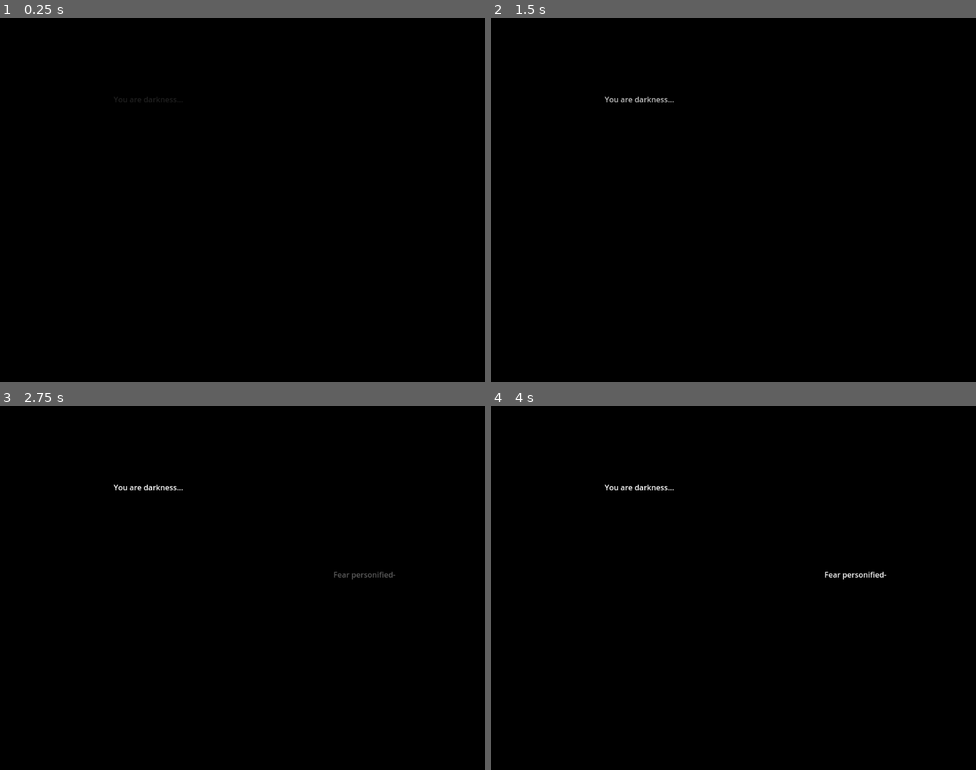
Above: before the commit, frames 1-4 (two rows, left to right).
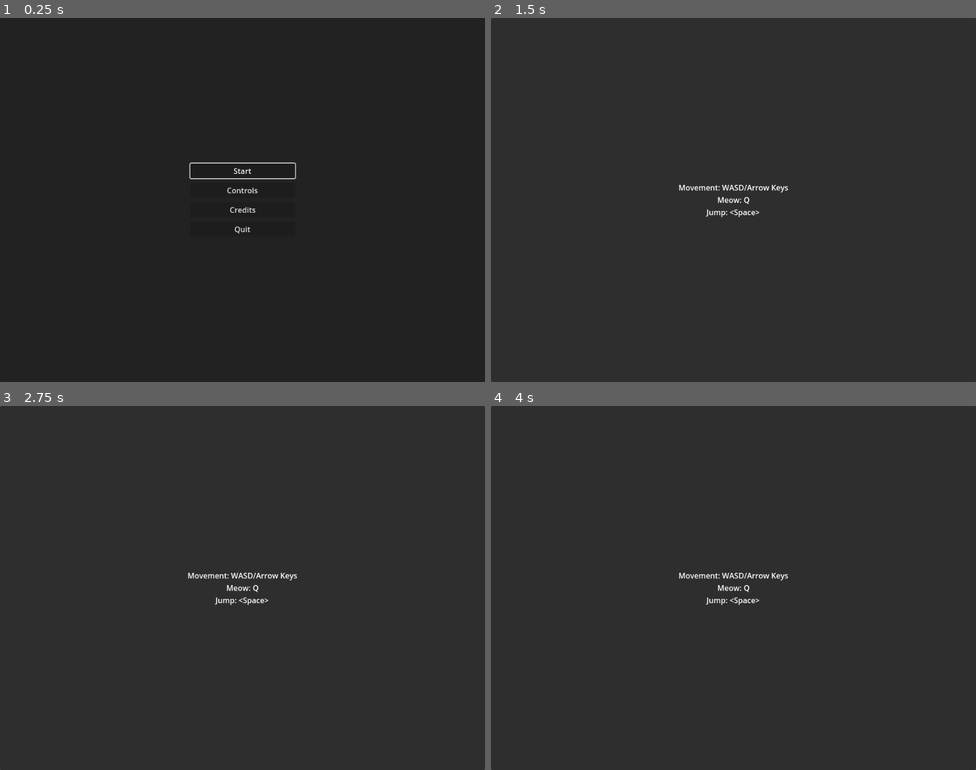
Above: after the commit, the same moments.

Repository: robchrischmidt/team-scarecrow-fear-me-gamejam
Game: Godot game, scene res://Scenes/Menus/main_menu.tscn
Two runs of this game, one before a commit and one after it. Both use one fixed random seed, a clock stepped at 60 frames per second and the inputs below. Before the commit the project starts from res://Scenes/Introduction.tscn. Sound files missing from this copy of the repository are replaced by a short silence.
Inputs (mouse positions are in pixels of both pictures, inside the frame that each line leads up to):
- Up to frame 1 (0.25 s): no input
- Up to frame 2 (1.5 s): click (733, 189) at 0.5 s, where only the run after the commit has a clickable "Controls"; tap Enter at 1.25 s; move the mouse to (840, 181) at 1.27 s; hold D (MoveRight) from 1.28 s (still down); click (840, 181) at 1.35 s
- Up to frame 3 (2.75 s): keep holding D (MoveRight); click (349, 569) at 1.52 s; click (349, 569) at 1.82 s; tap Space (SmallJump) at 2 s; move the mouse to (145, 606) at 2.02 s; tap Q (Meow) at 2.1 s; click (145, 606) at 2.27 s; click (145, 606) at 2.3 s; click (145, 606) at 2.57 s
- Up to frame 4 (4 s): move the mouse to (782, 507) at 2.77 s; release D (MoveRight) at 2.78 s; hold A (MoveLeft) 2.78-3.53 s; click (782, 507) at 2.85 s; move the mouse to (709, 660) at 3.52 s; hold D (MoveRight) from 3.53 s (still down); tap Q (Meow) at 3.6 s; click (709, 660) at 3.77 s; click (709, 660) at 3.8 s

The runs differ from the first frame. In frame 1, 100% of the frame differs, in the area x 0-100%, y 0-100%; in frame 2, 100%; in frame 3, 100%; in frame 4, 100%.

Commit message:
UPDATES

Diff:
--- a/Assets/Art/cat.tres
+++ b/Assets/Art/cat.tres
@@ -1,6 +1,7 @@
-[gd_resource type="SpriteFrames" load_steps=26 format=3 uid="uid://dc7obffplb4yl"]
+[gd_resource type="SpriteFrames" load_steps=27 format=3 uid="uid://dc7obffplb4yl"]
 
 [ext_resource type="Texture2D" uid="uid://b5ibncli0nkk1" path="res://Assets/Art/cat_sprites.png" id="1_qt5sr"]
+[ext_resource type="Texture2D" uid="uid://b41vi2baiao0" path="res://Assets/Art/jump_prep_wall.png" id="2_p07xu"]
 
 [sub_resource type="AtlasTexture" id="AtlasTexture_p07xu"]
 atlas = ExtResource("1_qt5sr")
@@ -180,6 +181,9 @@
 }, {
 "duration": 1.0,
 "texture": SubResource("AtlasTexture_ok8sr")
+}, {
+"duration": 1.0,
+"texture": ExtResource("2_p07xu")
 }],
 "loop": true,
 "name": &"jump_prep",
--- a/Assets/Art/knife.tres
+++ b/Assets/Art/knife.tres
@@ -1,6 +1,7 @@
-[gd_resource type="SpriteFrames" load_steps=26 format=3 uid="uid://cpy0l87gjbax6"]
+[gd_resource type="SpriteFrames" load_steps=27 format=3 uid="uid://cpy0l87gjbax6"]
 
 [ext_resource type="Texture2D" uid="uid://br3pamou86eyl" path="res://Assets/Art/knife_sprites.png" id="1_17ehf"]
+[ext_resource type="Texture2D" uid="uid://be81abwtr8lux" path="res://Assets/Art/jump_prep_wall_knife.png" id="2_sj32e"]
 
 [sub_resource type="AtlasTexture" id="AtlasTexture_17ehf"]
 atlas = ExtResource("1_17ehf")
@@ -180,6 +181,9 @@
 }, {
 "duration": 1.0,
 "texture": SubResource("AtlasTexture_ednk7")
+}, {
+"duration": 1.0,
+"texture": ExtResource("2_sj32e")
 }],
 "loop": true,
 "name": &"jump_prep",
--- a/Objects/Door/DoorScript.gd
+++ b/Objects/Door/DoorScript.gd
@@ -18,14 +18,15 @@
 
 
 func _on_door_meowed() -> void:
-	if (in_range):
-		if !opened:
-			opened = true
-			$DoorCollision.set_deferred("disabled", true)
-			# play door open sound
-			$AnimatedSprite2D.play("opening")
-		else:
-			_on_door_close()
+	pass
+	#if (in_range):
+		#if !opened:
+			#opened = true
+			#$DoorCollision.set_deferred("disabled", true)
+			## play door open sound
+			#$AnimatedSprite2D.play("opening")
+		#else:
+			#_on_door_close()
 
 #making this a separate function in case I decide to have doors automatically close
 func _on_door_close() -> void:
--- a/Objects/Pickups/Item.gd
+++ b/Objects/Pickups/Item.gd
@@ -2,3 +2,10 @@
 extends Area2D
 
 @export var item_name : String
+
+var item_exists : bool = true
+
+func pickup() -> void:
+	if item_exists:
+		item_exists = false
+		$Item.queue_free()
--- a/Objects/Player/AnimatedSprite2d.gd
+++ b/Objects/Player/AnimatedSprite2d.gd
@@ -11,28 +11,28 @@
 var cur_anim_speed : float
 var cur_anim_frame_num : int
 
-func handle_flip():
-	if %MovementController.x_facing == Constants.RIGHT:
-		flip_h = false
-		knife.flip_h = false
+func handle_flip(invert_flip : bool = false):
+	var flip : bool = %MovementController.x_facing == Constants.LEFT
+	if invert_flip:
+		flip = not flip
+	flip_h = flip
+	knife.flip_h = flip
+	horns.flip_h = flip
+	eyes.flip_h = flip
+
+	if flip:
+		knife.offset.x = -knifeOffsetX
+		horns.offset.x = -hornOffsetX
+	else:
 		knife.offset.x = knifeOffsetX
-		horns.flip_h = false
 		horns.offset.x = hornOffsetX
-		eyes.flip_h = false
-	if %MovementController.x_facing == Constants.LEFT:
-		flip_h = true
-		knife.flip_h = true
-		knife.offset.x = -knifeOffsetX
-		horns.flip_h = true
-		horns.offset.x = -hornOffsetX
-		eyes.flip_h = true
 
-func play_anims(name, speed : float, frame_num: int = -1) ->void:
+func play_anims(name, speed : float, frame_num: int = -1, invert_flip : bool = false) ->void:
 	cur_anim_name = name
 	cur_anim_speed = speed
 	cur_anim_frame_num = frame_num
 
-	handle_flip()
+	handle_flip(invert_flip)
 
 	knife.visible = c_body.has_knife
 	horns.visible = c_body.has_horns
@@ -83,10 +83,11 @@
 func _on_movement_controller__crouch_up() -> void:
 	play_anims("jump_prep", 1, 1)
 
+func _on_movement_controller__crouch_wall() -> void:
+	play_anims("jump_prep", 1, 2, true)
 
 func _on_movement_controller__climb_idle() -> void:
 	play_anims("climb", 0)
-
 
 func _on_movement_controller__climb_move() -> void:
 	play_anims("climb", 1)
--- a/Objects/Player/MovementController.gd
+++ b/Objects/Player/MovementController.gd
@@ -16,6 +16,7 @@
 
 signal _crouch_down
 signal _crouch_up
+signal _crouch_wall
 
 signal _climb_move
 signal _climb_idle
@@ -51,6 +52,7 @@
 var jump_start_tick_msec : int
 var jump_wall_boost : Vector2
 var jump_happened_tick_msec : int
+var climb_jump_windup : bool = false
 
 var state_machine : StateMachine
 
@@ -141,10 +143,13 @@
 	var ratio_distance = min((Time.get_ticks_msec() - jump_start_tick_msec)/jump_windup_msec, 1) * 300
 	var mouse_dir = c_body.get_local_mouse_position().normalized()
 
-	if mouse_dir.y > -0.3:
-		_crouch_down.emit()
+	if not climb_jump_windup:
+		if mouse_dir.y > -0.3:
+			_crouch_down.emit()
+		else:
+			_crouch_up.emit()
 	else:
-		_crouch_up.emit()
+		_crouch_wall.emit()
 
 	if mouse_dir.x < 0:
 		x_facing = Constants.LEFT
@@ -200,6 +205,7 @@
 		if x_facing == Constants.LEFT:
 			x_facing = Constants.RIGHT
 
+		climb_jump_windup = true
 		state_machine.transfer("JumpWindup")
 		return
 
@@ -247,6 +253,7 @@
 		if x_facing == Constants.LEFT:
 			x_facing = Constants.RIGHT
 
+		climb_jump_windup = true
 		state_machine.transfer("JumpWindup")
 		return
 
@@ -281,6 +288,7 @@
 		return
 
 	if can_jump("LongJump"):
+		climb_jump_windup = false
 		state_machine.transfer("JumpWindup", "Idle")
 		return
 
@@ -303,6 +311,7 @@
 		return
 
 	if can_jump("LongJump"):
+		climb_jump_windup = false
 		state_machine.transfer("JumpWindup", "Idle")
 		return
 
--- a/Objects/Player/Player.gd
+++ b/Objects/Player/Player.gd
@@ -14,7 +14,7 @@
 
 func _input(event: InputEvent) -> void:
 	if event.is_action_pressed("Exit"):
-		get_tree().quit()
+		get_tree().change_scene_to_file("res://Scenes/Menus/main_menu.tscn")
 
 func _on_pickup_area_area_entered(item: Area2D) -> void:
 	if is_instance_of(item, Item):
@@ -22,17 +22,17 @@
 			"horns":
 				print("Picking up horns!")
 				has_horns = true
-				item.get_node("Item").queue_free()
+				item.pickup()
 				_pickup.emit()
 			"eyes":
 				print("Picking up eyes!")
 				has_eyes = true
-				item.get_node("Item").queue_free()
+				item.pickup()
 				_pickup.emit()
 			"knife":
 				print("Picking up knife!")
 				has_knife = true
-				item.get_node("Item").queue_free()
+				item.pickup()
 				_pickup.emit()
 
 
--- a/Objects/Player/Player.tscn
+++ b/Objects/Player/Player.tscn
@@ -10,6 +10,8 @@
 [ext_resource type="SpriteFrames" uid="uid://cpy0l87gjbax6" path="res://Assets/Art/knife.tres" id="7_nd6ml"]
 [ext_resource type="Texture2D" uid="uid://dw78jqrasg0xx" path="res://Assets/Art/horns.png" id="9_7t0p5"]
 [ext_resource type="Texture2D" uid="uid://b3jvlhwphswi2" path="res://Assets/Art/eyes.png" id="10_ebgc0"]
+[ext_resource type="Texture2D" uid="uid://ccakfnwcrmvme" path="res://Assets/Art/jump_prep_wall_horns.png" id="10_q10m3"]
+[ext_resource type="Texture2D" uid="uid://s2gbc0hbfciy" path="res://Assets/Art/jump_prep_wall_eye.png" id="12_ufaat"]
 
 [sub_resource type="RectangleShape2D" id="RectangleShape2D_we6tp"]
 size = Vector2(126, 94)
@@ -92,6 +94,9 @@
 }, {
 "duration": 1.0,
 "texture": SubResource("AtlasTexture_b2dcs")
+}, {
+"duration": 1.0,
+"texture": ExtResource("10_q10m3")
 }],
 "loop": true,
 "name": &"jump_prep",
@@ -174,6 +179,9 @@
 }, {
 "duration": 1.0,
 "texture": SubResource("AtlasTexture_l4g2p")
+}, {
+"duration": 1.0,
+"texture": ExtResource("12_ufaat")
 }],
 "loop": true,
 "name": &"jump_prep",
@@ -279,7 +287,7 @@
 
 [node name="CatAnimation" type="AnimatedSprite2D" parent="." node_paths=PackedStringArray("c_body", "knife", "horns", "eyes")]
 sprite_frames = ExtResource("5_b872d")
-animation = &"walk"
+animation = &"jump_prep"
 script = ExtResource("6_1qpp8")
 c_body = NodePath("..")
 knife = NodePath("../KnifeSprite2D")
@@ -288,12 +296,12 @@
 
 [node name="KnifeSprite2D" type="AnimatedSprite2D" parent="."]
 sprite_frames = ExtResource("7_nd6ml")
-animation = &"climb"
+animation = &"jump_prep"
 offset = Vector2(-26, -14.985)
 
 [node name="HornsSprite2D" type="AnimatedSprite2D" parent="."]
 sprite_frames = SubResource("SpriteFrames_rccl5")
-animation = &"climb"
+animation = &"jump_prep"
 offset = Vector2(12.095, 0)
 
 [node name="EyesSprite2D" type="AnimatedSprite2D" parent="."]
@@ -310,6 +318,7 @@
 [connection signal="_climb_move" from="MovementController" to="CatAnimation" method="_on_movement_controller__climb_move"]
 [connection signal="_crouch_down" from="MovementController" to="CatAnimation" method="_on_movement_controller__crouch_down"]
 [connection signal="_crouch_up" from="MovementController" to="CatAnimation" method="_on_movement_controller__crouch_up"]
+[connection signal="_crouch_wall" from="MovementController" to="CatAnimation" method="_on_movement_controller__crouch_wall"]
 [connection signal="_dash_begin" from="MovementController" to="Effects" method="_dash_begin"]
 [connection signal="_dash_end" from="MovementController" to="Effects" method="_dash_end"]
 [connection signal="_fall_idle" from="MovementController" to="Effects" method="_fall_idle"]
--- a/Scenes/Introduction.gd
+++ b/Scenes/Introduction.gd
@@ -1,4 +1,13 @@
 extends Node2D
+
+var wait_on_continue : bool = false
+
+func _input(event: InputEvent) -> void:
+	if event.is_action_pressed("Skip"):
+		get_tree().change_scene_to_file("res://Scenes/L1.tscn")
+
+	if wait_on_continue && event.is_action_pressed("Continue"):
+		get_tree().change_scene_to_file("res://Scenes/L1.tscn")
 
 # Play through the intro sequence
 func _ready() -> void:
@@ -9,30 +18,34 @@
 	purr_tween.tween_property(%PurrPlayer, "volume_db", -5, 15)
 	purr_tween.play()
 
-	var tween : Tween = create_tween()
 	print ("Text 1")
 
+	var tween : Tween = create_tween()
 	tween.tween_property(%Text1, "modulate:a", 1.0, 2.0)
 	tween.play()
 	await tween.finished
-	tween = create_tween()
 
 	print("Text 2")
 
+	tween = create_tween()
 	tween.tween_property(%Text2, "modulate:a", 1.0, 2.0)
 	tween.play()
 	await tween.finished
-	tween = create_tween()
+
+	var skip_tween : Tween = create_tween()
+	skip_tween.tween_property(%TextSkip, "modulate:a", 1.0, 5)
+	skip_tween.play() # Asynchronous, no wait
 
 	print("Text 3")
 
+	tween = create_tween()
 	tween.tween_property(%Text3, "modulate:a", 1.0, 2.0)
 	tween.play()
 	await tween.finished
-	tween = create_tween()
 
 	print("Text 4")
 
+	tween = create_tween()
 	tween.tween_property(%Text4, "modulate:a", 1.0, 2.0)
 	tween.play()
 	await tween.finished
@@ -46,8 +59,9 @@
 	tween.play()
 	await tween.finished
 
-	await get_tree().create_timer(4).timeout
+	tween = create_tween()
+	tween.tween_property(%Text5, "modulate:a", 1.0, 2.0)
+	tween.play()
+	await tween.finished
 
-	purr_tween.stop()
-
-	get_tree().change_scene_to_file("res://Scenes/L1.tscn")
+	wait_on_continue = true
--- a/Scenes/Introduction.tscn
+++ b/Scenes/Introduction.tscn
@@ -58,6 +58,27 @@
 theme_override_colors/font_color = Color(1, 1, 1, 1)
 text = "All of mankind shall know your name!"
 
+[node name="Text5" type="Label" parent="."]
+unique_name_in_owner = true
+offset_left = 400.0
+offset_top = 528.0
+offset_right = 654.0
+offset_bottom = 629.0
+text = "Your objective is to collect the
+most terrifying costume possible
+
+Press <Space> to continue"
+horizontal_alignment = 1
+
+[node name="TextSkip" type="Label" parent="."]
+unique_name_in_owner = true
+modulate = Color(1, 1, 1, 0)
+offset_left = 848.0
+offset_top = 736.0
+offset_right = 1012.0
+offset_bottom = 759.0
+text = "Press <Tab> to skip"
+
 [node name="PurrPlayer" type="AudioStreamPlayer" parent="."]
 unique_name_in_owner = true
 stream = ExtResource("3_75w15")
--- a/Scenes/L1.tscn
+++ b/Scenes/L1.tscn
@@ -140,3 +140,10 @@
 offset_right = -64.0
 offset_bottom = -312.0
 text = "Jump to the chandelier!"
+
+[node name="Label3" type="Label" parent="."]
+offset_left = 1072.0
+offset_top = -472.0
+offset_right = 1197.0
+offset_bottom = -449.0
+text = "Go into the vent"
--- a/Scenes/Menus/controlmenu.tscn
+++ b/Scenes/Menus/controlmenu.tscn
@@ -69,6 +69,6 @@
 size_flags_vertical = 3
 text = "Movement: WASD/Arrow Keys
 Meow: Q
-Jump: "
+Jump: <Space>"
 horizontal_alignment = 1
 vertical_alignment = 1
--- a/project.godot
+++ b/project.godot
@@ -11,7 +11,7 @@
 [application]
 
 config/name="Fear-me-gamejam"
-run/main_scene="uid://b0tofd0256hm2"
+run/main_scene="uid://csqdn2w8lw5p1"
 config/features=PackedStringArray("4.4", "Forward Plus")
 config/icon="res://icon.svg"
 
@@ -97,6 +97,16 @@
 "events": [Object(InputEventKey,"resource_local_to_scene":false,"resource_name":"","device":-1,"window_id":0,"alt_press …(192 unchanged characters)…
 ]
 }
+Skip={
+"deadzone": 0.2,
+"events": [Object(InputEventKey,"resource_local_to_scene":false,"resource_name":"","device":-1,"window_id":0,"alt_pressed":false,"shift_pressed":false,"ctrl_pressed":false,"meta_pressed":false,"pressed":false,"keycode":0,"physical_keycode":4194306,"key_label":0,"unicode":0,"location":0,"echo":false,"script":null)
+]
+}
+Continue={
+"deadzone": 0.2,
+"events": [Object(InputEventKey,"resource_local_to_scene":false,"resource_name":"","device":-1,"window_id":0,"alt_pressed":false,"shift_pressed":false,"ctrl_pressed":false,"meta_pressed":false,"pressed":false,"keycode":0,"physical_keycode":32,"key_label":0,"unicode":32,"location":0,"echo":false,"script":null)
+]
+}
 
 [physics]
 
Binary file added: Assets/Art/jump_prep_wall.png
Not shown, added: Assets/Art/jump_prep_wall.png.import
Binary file added: Assets/Art/jump_prep_wall_eye.png
Not shown, added: Assets/Art/jump_prep_wall_eye.png.import
Binary file added: Assets/Art/jump_prep_wall_horns.png
Not shown, added: Assets/Art/jump_prep_wall_horns.png.import
Binary file added: Assets/Art/jump_prep_wall_knife.png
Not shown, added: Assets/Art/jump_prep_wall_knife.png.import
Not shown: 1 places in Objects/Player/Player.tscn that only renumber resources
Not shown, added: export_presets.cfg
